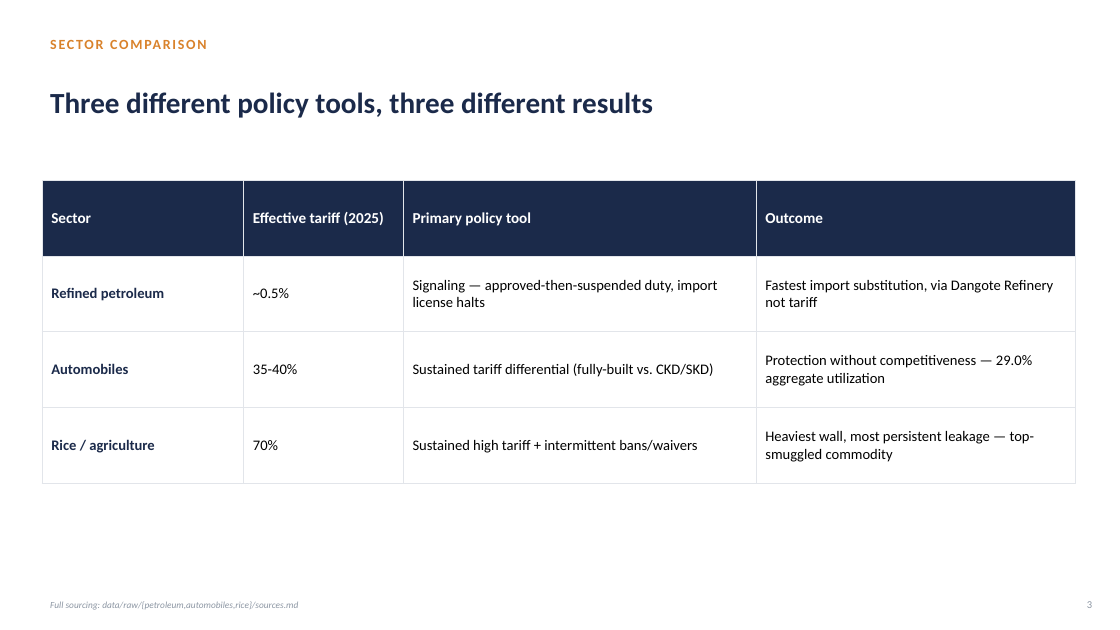
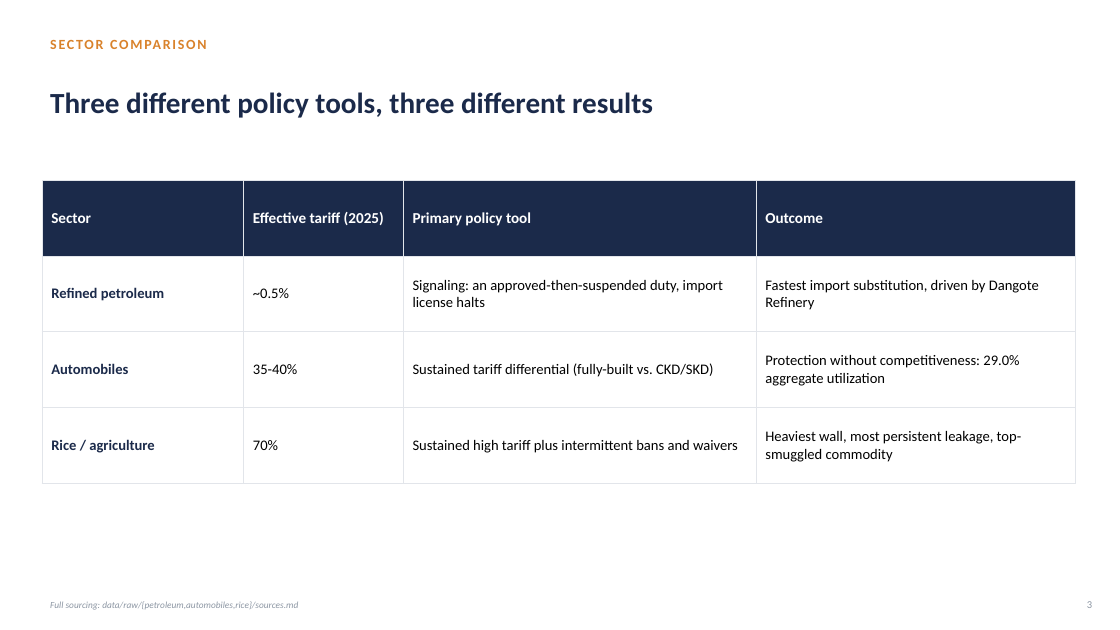
Before and after one commit to kingxj27/nigeria-tariff-research, a slide deck: slide 3 of deck/nigeria-tariff-policy-deck.pptx. Drawn at 1120x630 pixels with LibreOffice and Linux fonts; fonts in the diff are those of the drawing. Boxes give left, top, right and bottom in pixels: in the first picture for what was removed or moved away, otherwise in the second. Text is boxed around its words. In the diff, an @@ line names an element or a change of style, - is before the commit and + after.

```diff
--- a/deck/nigeria-tariff-policy-deck.pptx
+++ b/deck/nigeria-tariff-policy-deck.pptx
@@ table at bbox=[42, 181, 1075, 483] @@
-row 2, column 3: Signaling — approved-then-suspended duty, import license halts
+row 2, column 3: Signaling: an approved-then-suspended duty, import license halts
-row 2, column 4: Fastest import substitution, via Dangote Refinery not tariff
+row 2, column 4: Fastest import substitution, driven by Dangote Refinery
-row 3, column 4: Protection without competitiveness — 29.0% aggregate utilization
+row 3, column 4: Protection without competitiveness: 29.0% aggregate utilization
-row 4, column 3: Sustained high tariff + intermittent bans/waivers
+row 4, column 3: Sustained high tariff plus intermittent bans and waivers
-row 4, column 4: Heaviest wall, most persistent leakage — top-smuggled commodity
+row 4, column 4: Heaviest wall, most persistent leakage, top-smuggled commodity
```
Also in this commit, not shown: 10 other slides changed, 1 other file.
